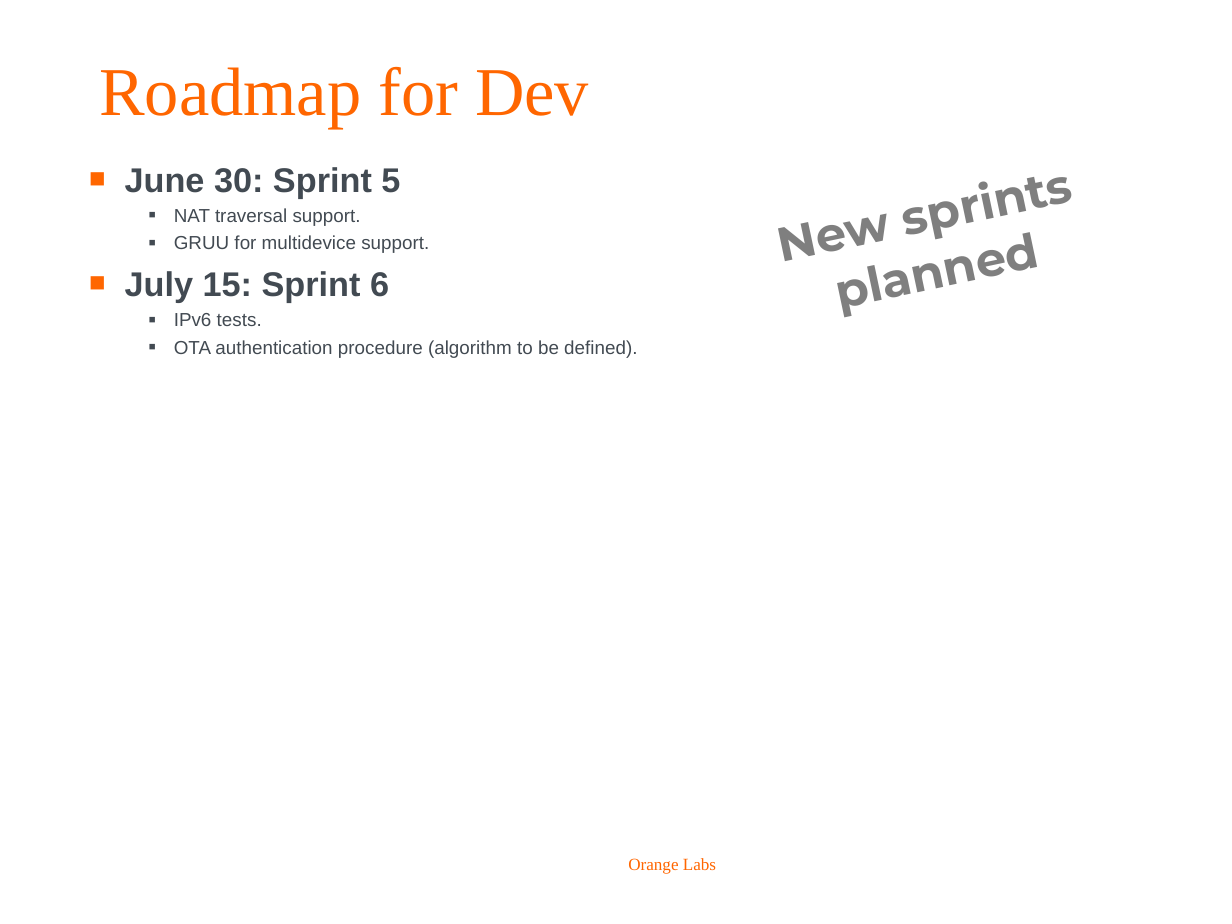
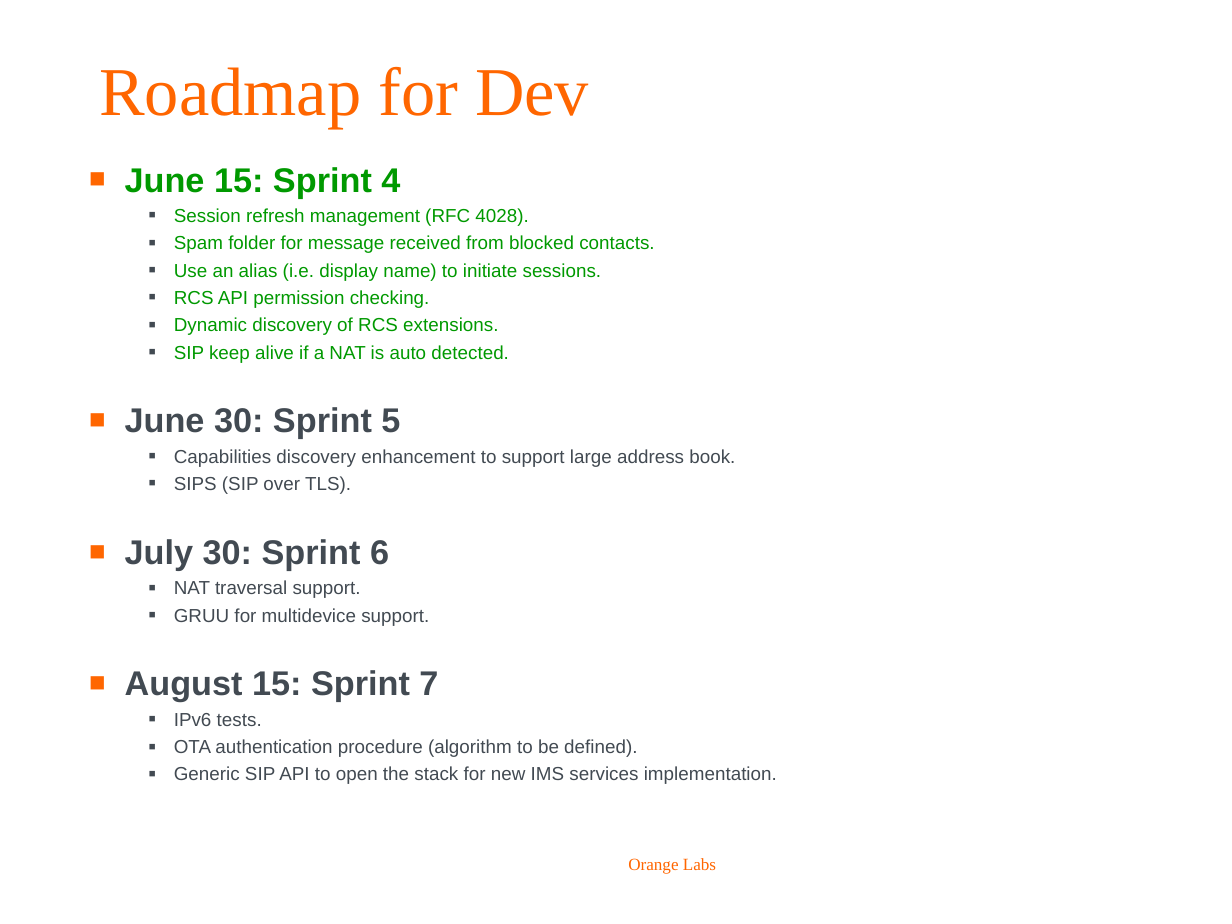
Before and after one commit to biddyweb/android-rcs-ims-stack, a slide deck: slide 13 of doc/roadmap/OrangeLabs_RCS-e_stack_roadmap.ppt. Drawn at 1232x924 pixels with LibreOffice and Linux fonts; fonts in the diff are those of the drawing; background and template pictures are left out. Boxes give left, top, right and bottom in pixels: in the first picture for what was removed or moved away, otherwise in the second. Text is boxed around its words. In the diff, an @@ line names an element or a change of style, - is before the commit and + after.

Commit message:
sprint 4

```diff
--- a/doc/roadmap/OrangeLabs_RCS-e_stack_roadmap.ppt
+++ b/doc/roadmap/OrangeLabs_RCS-e_stack_roadmap.ppt
@@ text removed at (664, 124, 1186, 301) @@
-New sprints planned
@@ text at (125, 167, 654, 363): paragraphs added @@
+■ June 15: Sprint 4
+  ■ Session refresh management (RFC 4028).
+  ■ Spam folder for message received from blocked contacts.
+  ■ Use an alias (i.e. display name) to initiate sessions.
+  ■ RCS API permission checking.
+  ■ Dynamic discovery of RCS extensions.
+  ■ SIP keep alive if a NAT is auto detected.
@@ text at (125, 449, 735, 570): paragraphs added @@
+  ■ Capabilities discovery enhancement to support large address book.
+  ■ SIPS (SIP over TLS).
+■ July 30: Sprint 6
@@ text at (125, 670, 438, 702): text changed @@
-■ July 15: Sprint 6
+■ August 15: Sprint 7
@@ text at (174, 766, 777, 784): paragraph added @@
+  ■ Generic SIP API to open the stack for new IMS services implementation.
```
Also in this commit, not shown: 7 other slides changed, 3 slides added, 1 slide removed, 1 other file.
